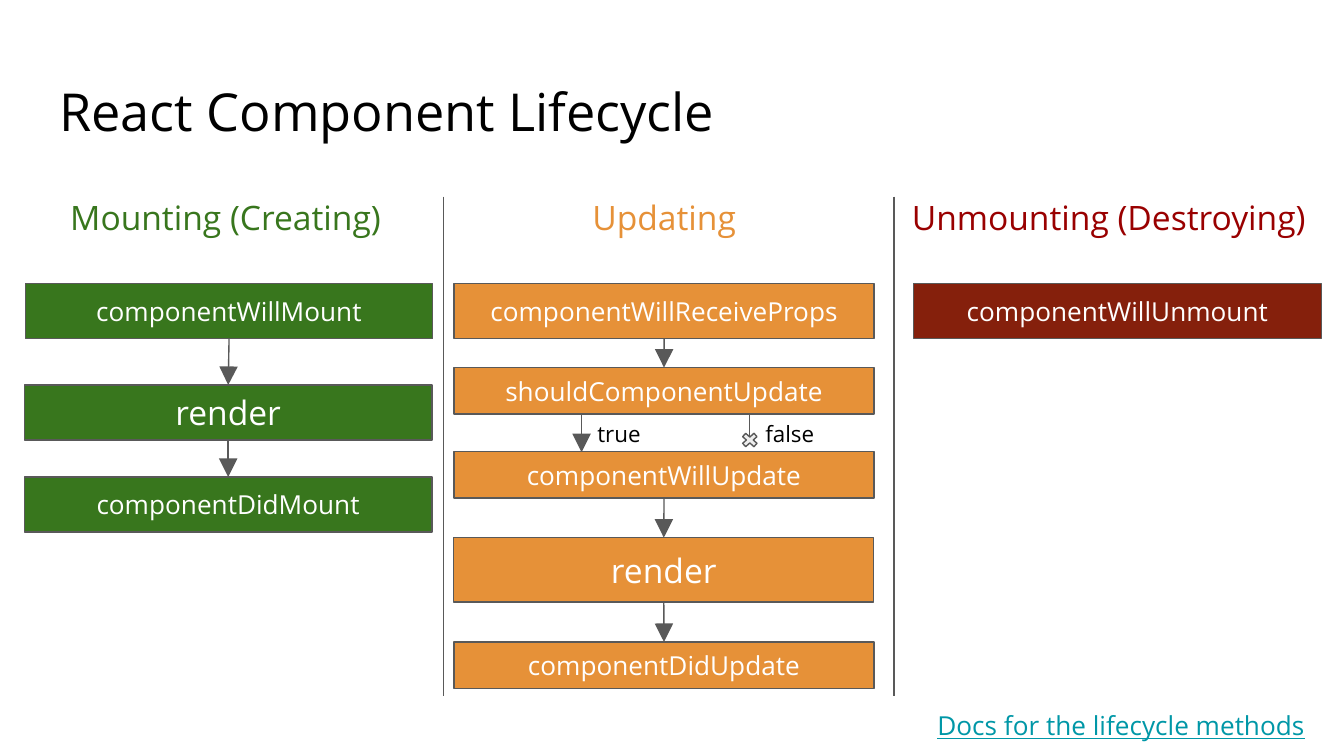
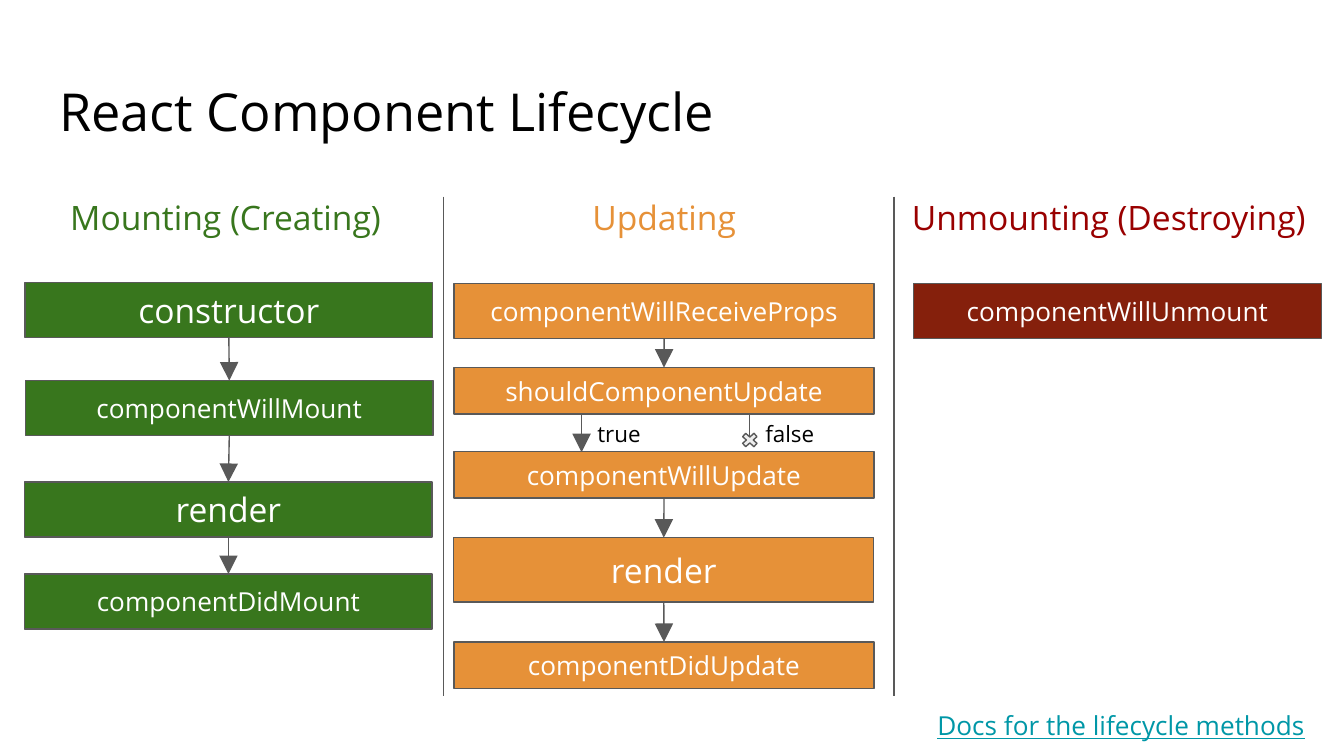
Before and after one commit to appian/hackathons, a slide deck: slide 20 of workshops/react/Intro to React.pptx. Drawn at 1344x756 pixels with LibreOffice and Linux fonts; fonts in the diff are those of the drawing. Boxes give left, top, right and bottom in pixels: in the first picture for what was removed or moved away, otherwise in the second. Text is boxed around its words. In the diff, an @@ line names an element or a change of style, - is before the commit and + after.

Commit message:
Update React Slides for Technica

```diff
--- a/workshops/react/Intro to React.pptx
+++ b/workshops/react/Intro to React.pptx
@@ rectangle added at (26,282,433,337), fill #38761D, outline #595959 0.75 pt, 18 pt, text #FFFFFF @@
+constructor
@@ arrow moved from (228, 339) - (228, 384) to (228, 337) - (230, 380) @@
@@ rectangle "componentWillMount": place and size @@
-rectangle "componentWillMount" at (26,284,433,339)
+rectangle "componentWillMount" at (26,380,433,435)
@@ arrow moved from (228, 439) - (228, 477) to (230, 435) - (228, 482) @@
@@ rectangle "render": place and size @@
-rectangle "render" at (24,384,431,439)
+rectangle "render" at (24,482,431,538)
@@ arrow added from (228, 538) to (228, 574), #595959 0.75 pt @@
@@ rectangle "componentDidMount": place and size @@
-rectangle "componentDidMount" at (24,477,431,532)
+rectangle "componentDidMount" at (24,574,431,629)
```
Also in this commit, not shown: 10 other slides changed, 2 slides added, 1 slide removed.
